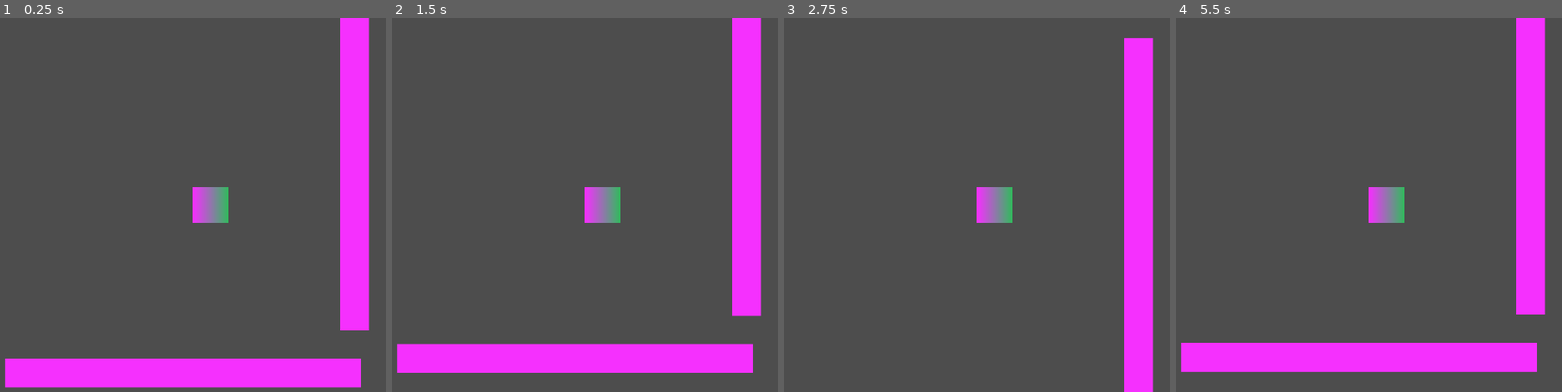
Above: before the commit, frames 1-4 (left to right).
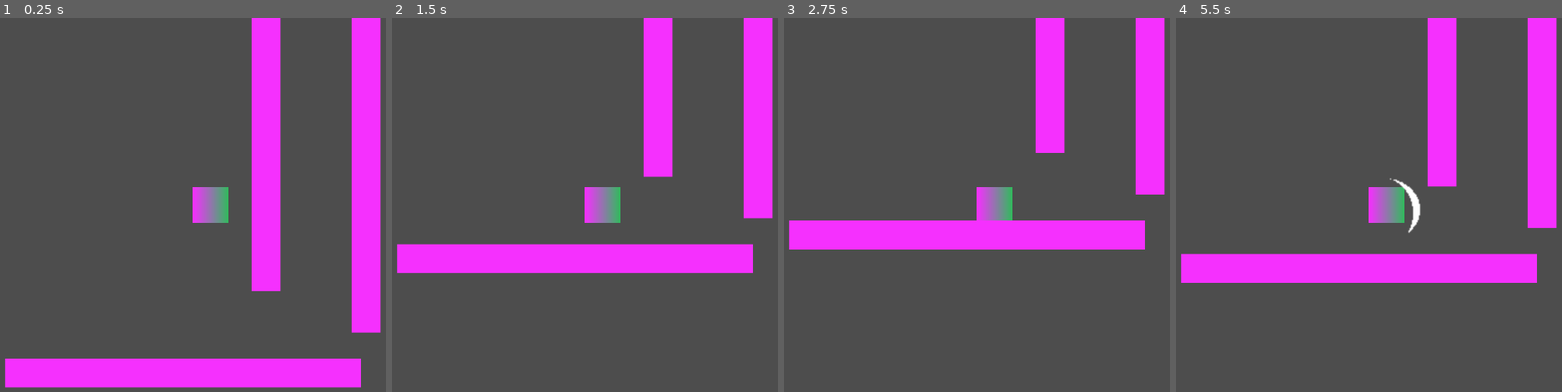
Above: after the commit, the same moments.

Repository: McGengar/CookieJam2025
Game: Godot game, scene res://Scenes/Test_arena.tscn
Same seed, same stepped clock (60 frames per second), same inputs: the game is played once before the commit and once after it. The project has no main scene, so this scene is started directly.
Inputs (mouse positions are in pixels of both pictures, inside the frame that each line leads up to):
- Up to frame 1 (0.25 s): no input
- Up to frame 2 (1.5 s): move the mouse to (750, 186) at 0.52 s; tap E (interact) at 0.6 s; tap Space (jump) at 0.77, 0.8, 1.07, 1.35 s; move the mouse to (469, 223) at 1.27 s
- Up to frame 3 (2.75 s): tap Space (jump) at 1.52, 1.82, 2.3 s; tap E (interact) at 1.55, 2.1 s; move the mouse to (1061, 122) at 2.02 s
- Up to frame 4 (5.5 s): move the mouse to (1353, 279) at 2.77 s; tap E (interact) at 2.85, 4.35, 5.1 s; tap Space (jump) at 3.02, 3.32, 3.6, 3.77, 4.07, 4.52, 4.82, 5.3 s; move the mouse to (outside the picture) at 3.52 s; move the mouse to (1187, 148) at 4.27 s; move the mouse to (1419, 205) at 5.02 s

The runs differ from the first frame. In frame 1, 11% of the frame differs, in the area x 65-99%, y 0-85%; in frame 2, 22%; in frame 3, 16%; in frame 4, 23%, in the area x 1-99%, y 0-95%.
Error before the commit: Invalid operands 'Nil' and 'int' in operator '*'. (res://Scenes/Player.tscn::GDScript_qbkls:78)

Commit message:
added basic attack func + player movemtn

Diff:
--- a/cookie-jam-2025/Scenes/Player.tscn
+++ b/cookie-jam-2025/Scenes/Player.tscn
@@ -1,4 +1,8 @@
-[gd_scene load_steps=5 format=3 uid="uid://was10nolxbaj"]
+[gd_scene load_steps=15 format=3 uid="uid://was10nolxbaj"]
+
+[ext_resource type="Script" uid="uid://bdid18rcqjcb7" path="res://Scripts/slashpivot.gd" id="1_gntrk"]
+[ext_resource type="Texture2D" uid="uid://b42vjrbdb4fbi" path="res://Sprites/slash_sprite_sheet.png" id="1_rpqav"]
+[ext_resource type="Texture2D" uid="uid://ieyvrrouvh36" path="res://Sprites/scythe.png" id="2_kyqiw"]
 
 [sub_resource type="GDScript" id="GDScript_qbkls"]
 resource_name = "player"
@@ -7,51 +11,76 @@
 @onready var platformchecker: RayCast2D = $platformchecker
 @onready var nothingchecker: RayCast2D = $nothingchecker
 @onready var sprite_2d: Sprite2D = $Sprite2D
-
-
-
-
-#do zmiany ten speed
+@onready var slashpivot: Node2D = $slashpivot
+@onready var animated_sprite_2d: AnimatedSprite2D = $slashpivot/AnimatedSprite2D
+
+
+
 var SPEED = Player_globals.speed
-#do zmiany jump
 var JUMP_VELOCITY = Player_globals.jump
+var attack_speed = Player_globals.attack_speed
+var damage = Player_globals.damage
+var max_hp = Player_globals.max_hp
+var max_jumps = Player_globals.max_jumps
+
+var jumps_avail = max_jumps
+
 var ledge_progress = 0
 var last_dir
 var is_wall_jumping = false
 var is_climbing = false
-
+var can_atk = true
+var last_wall = 0
+
+func _ready() -> void:
+	SPEED = Player_globals.speed
+	JUMP_VELOCITY = Player_globals.jump
+	attack_speed = Player_globals.attack_speed
+	damage = Player_globals.damage
+	max_hp = Player_globals.max_hp
+	max_jumps = Player_globals.max_jumps
 
 func _physics_process(delta):
 	var direction = Input.get_axis(\"move_left\", \"move_right\")
+	if is_on_floor():
+		jump_refresh()
+		last_wall = 0
 	if not is_on_floor() and not is_on_wall() and is_climbing == false:
 		velocity += get_gravity() * delta
 	if is_on_wall():
+		if velocity.y < 0:
+			pass
+			velocity.y *= 0.9
 		velocity += get_gravity() * delta /4
 	if is_on_wall() and is_climbing == false:
+		jump_refresh()
 		if Input.is_action_just_pressed(\"jump\"):
 			if Input.is_action_pressed(\"move_right\"):
-				jump_timer()
-				velocity.y = JUMP_VELOCITY
-				velocity.x += -direction * SPEED
+				last_wall = 1
+				if jumps_avail > 0:
+					jump_timer()
+					velocity.y = JUMP_VELOCITY
+					velocity.x += -direction * SPEED
+					jumps_avail -= 1
 			elif Input.is_action_pressed(\"move_left\"):
-				jump_timer()
-				velocity.y = JUMP_VELOCITY
-				velocity.x += -direction * SPEED
+				last_wall = -1
+				if jumps_avail > 0:
+					jump_timer()
+					velocity.y = JUMP_VELOCITY
+					velocity.x += -direction * SPEED
+					jumps_avail -= 1
+	if Input.is_action_just_pressed(\"interact\"):
+		attack()
 	# Handle jump.
-	if Input.is_action_just_pressed(\"jump\") and is_on_floor():
+	if Input.is_action_just_pressed(\"jump\") and jumps_avail > 0 and is_on_floor():
+		jumps_avail -= 1
 		velocity.y = JUMP_VELOCITY
-	if platformchecker.is_colliding() and not nothingchecker.is_colliding() and not is_on_floor():
+	if platformchecker.is_colliding() and not nothingchecker.is_colliding() and is_on_wall():
 		is_climbing = true
 	if is_climbing == true:
 			move_to_path(delta,last_dir)
 	else:
 		ledge_progress = 0
-	if Input.is_action_just_pressed(\"interact\"):
-		velocity.x = 0
-		if is_climbing == true:
-			is_climbing = false
-		else:
-			is_climbing = true
 	if direction == -1:
 		last_dir = direction
 		sprite_2d.flip_h = true
@@ -68,12 +97,21 @@
 			velocity.x = move_toward(velocity.x, 0, SPEED)
 
 	move_and_slide()
+func attack():
+	if can_atk:
+			can_atk = false
+			animated_sprite_2d.visible=true
+			await get_tree().create_timer(0.75).timeout
+			animated_sprite_2d.visible=false
+			can_atk = true
+func jump_refresh():
+	jumps_avail = max_jumps
 
 func jump_timer():
 	timer.start()
 	is_wall_jumping = true
 func move_to_path(how_much,dir):
-	if is_climbing:
+	if is_climbing and not is_wall_jumping:
 		var save_dir = dir
 		ledge_progress += how_much*2
 		velocity.y = -180 * ledge_progress
@@ -84,6 +122,12 @@
 
 func _on_timer_timeout() -> void:
 	is_wall_jumping = false
+
+
+
+func _on_area_2d_body_entered(body: Node2D) -> void:
+	if body.is_in_group(\"enemy\"):
+		body.take_dmg()
 "
 
 [sub_resource type="Gradient" id="Gradient_qbkls"]
@@ -95,6 +139,61 @@
 
 [sub_resource type="RectangleShape2D" id="RectangleShape2D_kyqiw"]
 size = Vector2(54, 54)
+
+[sub_resource type="AtlasTexture" id="AtlasTexture_kyqiw"]
+atlas = ExtResource("1_rpqav")
+region = Rect2(0, 0, 64, 64)
+
+[sub_resource type="AtlasTexture" id="AtlasTexture_gntrk"]
+atlas = ExtResource("1_rpqav")
+region = Rect2(64, 0, 64, 64)
+
+[sub_resource type="AtlasTexture" id="AtlasTexture_dewec"]
+atlas = ExtResource("1_rpqav")
+region = Rect2(128, 0, 64, 64)
+
+[sub_resource type="AtlasTexture" id="AtlasTexture_5ixxa"]
+atlas = ExtResource("1_rpqav")
+region = Rect2(192, 0, 64, 64)
+
+[sub_resource type="AtlasTexture" id="AtlasTexture_nn08x"]
+atlas = ExtResource("1_rpqav")
+region = Rect2(256, 0, 64, 64)
+
+[sub_resource type="SpriteFrames" id="SpriteFrames_52ee3"]
+animations = [{
+"frames": [{
+"duration": 1.0,
+"texture": SubResource("AtlasTexture_kyqiw")
+}, {
+"duration": 1.0,
+"texture": SubResource("AtlasTexture_gntrk")
+}, {
+"duration": 1.0,
+"texture": SubResource("AtlasTexture_dewec")
+}, {
+"duration": 1.0,
+"texture": SubResource("AtlasTexture_5ixxa")
+}, {
+"duration": 1.0,
+"texture": SubResource("AtlasTexture_nn08x")
+}],
+"loop": false,
+"name": &"default",
+"speed": 5.0
+}, {
+"frames": [{
+"duration": 1.0,
+"texture": ExtResource("2_kyqiw")
+}],
+"loop": true,
+"name": &"new_animation",
+"speed": 5.0
+}]
+
+[sub_resource type="CapsuleShape2D" id="CapsuleShape2D_bhhdu"]
+radius = 24.5
+height = 49.0
 
 [node name="Player" type="CharacterBody2D"]
 script = SubResource("GDScript_qbkls")
@@ -118,6 +217,29 @@
 
 [node name="nothingchecker" type="RayCast2D" parent="."]
 position = Vector2(1, -25)
-target_position = Vector2(35, 1)
+target_position = Vector2(36, 0)
+
+[node name="slashpivot" type="RigidBody2D" parent="."]
+freeze = true
+script = ExtResource("1_gntrk")
+
+[node name="AnimatedSprite2D" type="AnimatedSprite2D" parent="slashpivot"]
+visible = false
+position = Vector2(-8, -4)
+scale = Vector2(2, 2)
+sprite_frames = SubResource("SpriteFrames_52ee3")
+
+[node name="Area2D" type="Area2D" parent="slashpivot/AnimatedSprite2D"]
+position = Vector2(15.000002, 42)
+
+[node name="CollisionShape2D" type="CollisionShape2D" parent="slashpivot/AnimatedSprite2D/Area2D"]
+position = Vector2(-13.500002, -34.5)
+shape = SubResource("CapsuleShape2D_bhhdu")
+
+[node name="atkcd" type="Timer" parent="slashpivot"]
+wait_time = 0.75
 
 [connection signal="timeout" from="Timer" to="." method="_on_timer_timeout"]
+[connection signal="area_entered" from="slashpivot/AnimatedSprite2D/Area2D" to="." method="_on_area_2d_area_entered"]
+[connection signal="body_entered" from="slashpivot/AnimatedSprite2D/Area2D" to="." method="_on_area_2d_body_entered"]
+[connection signal="timeout" from="slashpivot/atkcd" to="slashpivot" method="_on_atkcd_timeout"]
--- a/cookie-jam-2025/Scenes/Test_arena.tscn
+++ b/cookie-jam-2025/Scenes/Test_arena.tscn
@@ -12,5 +12,9 @@
 position = Vector2(-77, 46)
 
 [node name="Platform2" parent="." instance=ExtResource("2_wruji")]
-position = Vector2(298, -414)
+position = Vector2(318, -410)
 rotation = 1.5707964
+
+[node name="Platform3" parent="." instance=ExtResource("2_wruji")]
+position = Vector2(145, -482)
+rotation = 1.5707964
--- /dev/null
+++ b/cookie-jam-2025/Scripts/slashpivot.gd
@@ -0,0 +1,23 @@
+extends RigidBody2D
+@onready var player: CharacterBody2D = $".."
+@onready var atkcd: Timer = $atkcd
+var can_atk = true
+
+# Called when the node enters the scene tree for the first time.
+func _ready() -> void:
+	pass # Replace with function body.
+
+
+# Called every frame. 'delta' is the elapsed time since the previous frame.
+func _process(delta: float) -> void:
+	if Input.is_action_just_pressed("interact"):
+		if can_atk:
+			look_at(get_global_mouse_position())
+			rotation -= deg_to_rad(90)
+			can_atk = false
+			atkcd.start()
+
+
+func _on_atkcd_timeout() -> void:
+	if can_atk == false:
+		can_atk = true
Not shown, added: cookie-jam-2025/Scripts/slashpivot.gd.uid
Binary file added: cookie-jam-2025/Sprites/scythe.png
Not shown, added: cookie-jam-2025/Sprites/scythe.png.import
Binary file added: cookie-jam-2025/Sprites/slash_sprite_sheet.png
Not shown, added: cookie-jam-2025/Sprites/slash_sprite_sheet.png.import
